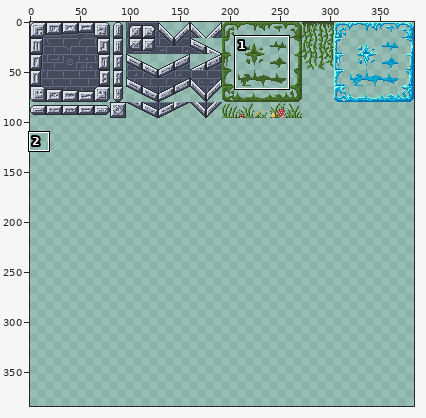
One commit to this sprite sheet: Assets/Art/Sprites/TilesetComplete.png. Above: a wide view before the commit, with the close-up outlined.
Close-up. Earlier state:
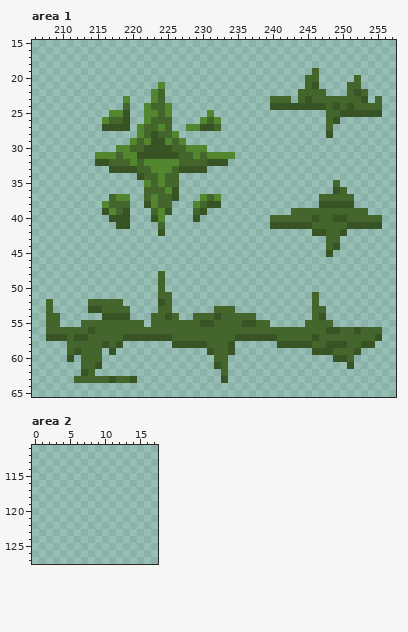
The file is 384x384 pixels. Pixels under 10% opacity are left out. Colours within 5 levels of each other are drawn and written as one. Shown: area 1: x 206..257, y 15..65; area 2: x 0..17, y 111..127. The commit also changed other parts of the picture, which this record leaves out.
After the commit:
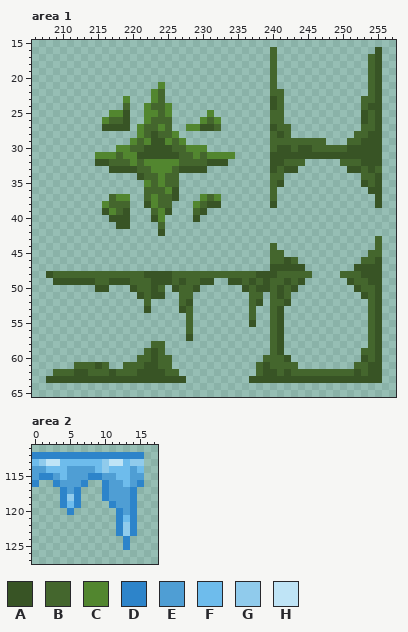
Palette (. is transparent): A #385425  B #44662d  C #52862f  D #2d84ca  E #4f9ed4  F #6ebcec  G #90cbec  H #bfe4f6
Diff:
Changed rows in their new state; - is an unchanged pixel.
Area 1:
first column x 208:
16 --------------------------------B--------------A
17 --------------------------------B-------------BA
18 --------------------------------B-------------BA
19 --------------------------------B-----.-------BA
20 --------------------------------B----..-----.-BA
21 --------------------------------B----..----..-BA
22 --------------------------------BB--....---...BA
23 --------------------------------A-.-.........BBA
24 ---------------------------------B...........-AA
25 --------------------------------BB------.....-B-
26 --------------------------------BB------..---ABA
27 --------------------------------ABB-----.----BBA
28 --------------------------------BAB-----.---BBAA
29 --------------------------------BBBBBBBB---BBAAA
30 --------------------------------BAABAABBBBBAAAAA
31 --------------------------------AAAAAAAAAAAAAAAA
32 --------------------------------AABBB-----BBBAAA
33 --------------------------------ABAA-------AABAB
34 --------------------------------BB-----------BBA
35 --------------------------------BA-------.---ABA
36 --------------------------------B--------..---AA
37 --------------------------------B------.....---A
38 --------------------------------A------.....---A
39 -----------------------------------...........--
40 --------------------------------................
41 --------------------------------................
42 --------------------------------------.....-----
43 ----------------------------------------..-----B
44 --------------------------------B-------..-----B
45 --------------------------------BB------.-----BB
46 --------------------------------BBAB---------BBA
47 --------------------------------AAAAA-------AAAA
48 ABBBBBBBBBBBBBAAAABBBBBBBBBBBBAAABBBBB----BBBAAA
49 -AAAAAABBAAABBBAAABABBAA--AABABABBABA------ABBAA
50 -------AA---ABBA--ABBA------ABAABABA--------ABBA
51 -------------ABAA.-BB--------BB-BAB---.------ABA
52 .-----.....---B-..-BA--------BA-BBA---.-------BA
53 .-----......--A-..-AB---...--B--BA----..------BA
54 ..------....---....-B........---BA----..------BA
55 ..---.........-.....-........-..BA---....-----BA
56 ....................-...........-A............-A
57 ....................A...........BA............--
58 ---........----BB-.........-----B-............BA
59 ---.....-.----BAB------....-----BA----.......BBA
60 ---.-...-----BBABB------..-----BBBA------...-ABA
61 ----B---B--BBBAABB------..----BABBBB-------.BBAA
62 -BBBA--BBABBBAAAABB------.----BAABABBBBBBBBBABAA
63 AAAAAAAAA-AA-AAAAAAA-----.---AAAAAAAAAAAAAAAAAAA
Area 2:
first column x 0:
112 DDDDDDDDDDDDDDDD
113 FGHHFFFFFFGHHFGG
114 EEFFFEEEEFGFFFEF
115 EDDEFEEEDDEEFFEE
116 D--DEEED--DEEFED
117 ----DED---DEEED-
118 ----DGD---DEEED-
119 ----DFD----DEED-
120 -----D------DED-
121 ------------DFD-
122 ------------DGD-
123 ------------DGD-
124 -------------D--
125 -------------D--
